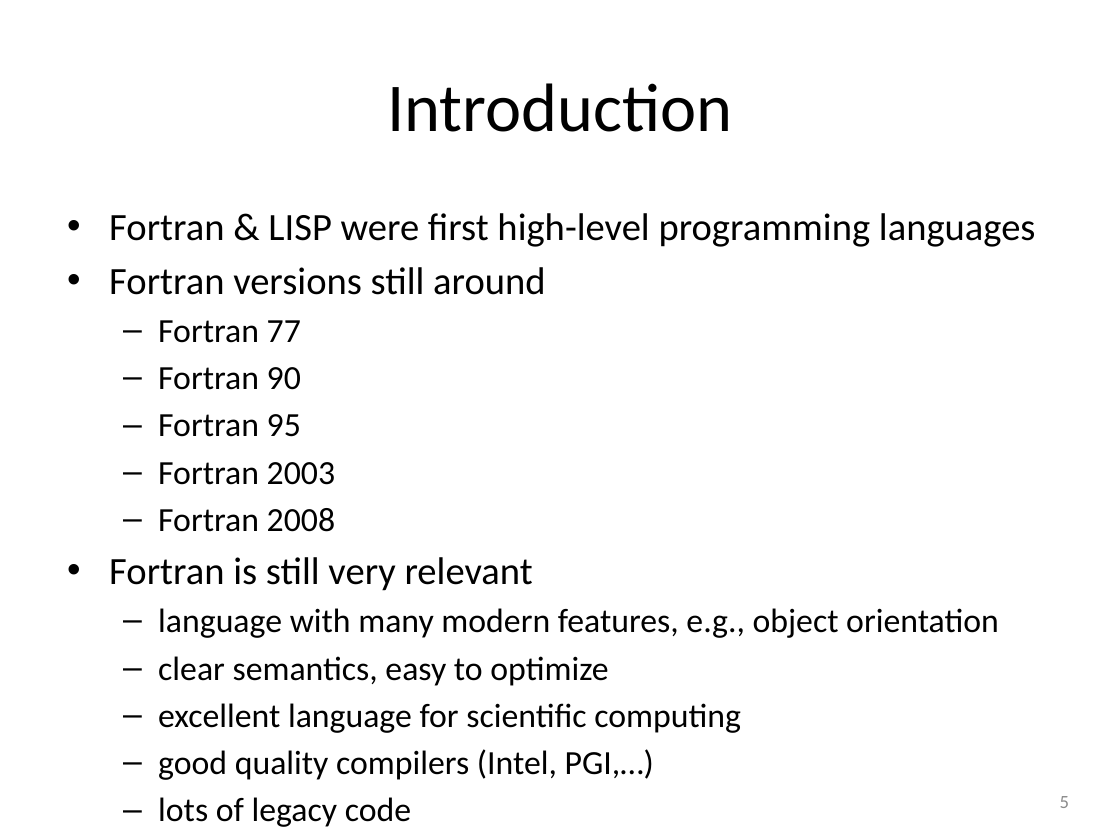
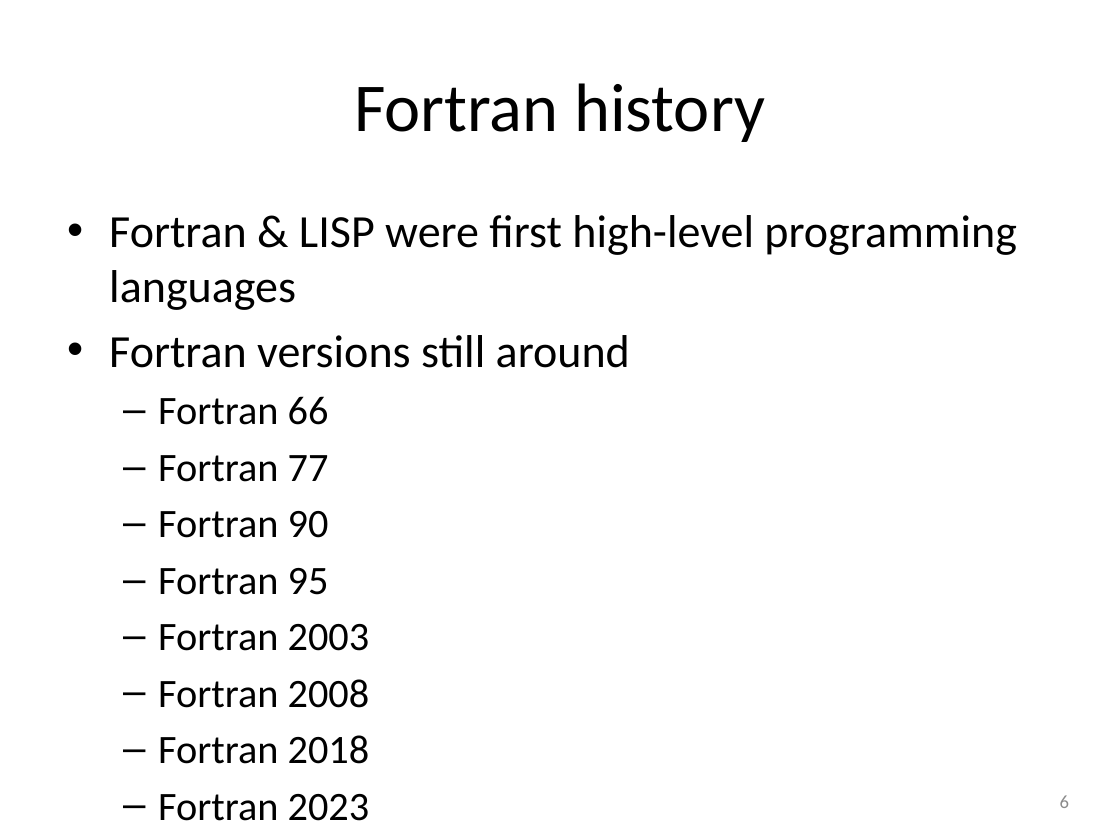
Before and after one commit to gjbex/Fortran-for-programmers, a slide deck: slide 6 of fortran_for_programmers.pptx (slide 5 before the commit). Drawn at 1120x840 pixels with LibreOffice and Linux fonts; fonts in the diff are those of the drawing. Boxes give left, top, right and bottom in pixels: in the first picture for what was removed or moved away, otherwise in the second. Text is boxed around its words. In the diff, an @@ line names an element or a change of style, - is before the commit and + after.

Commit message:
Split history & motivation slide

```diff
--- a/fortran_for_programmers.pptx
+++ b/fortran_for_programmers.pptx
@@ title at (354, 83, 765, 142): text changed @@
-Introduction
+Fortran history
@@ text at (109, 215, 1017, 708): size 24.8 to 29.6 pt in "Fortran & LISP were first high-level programming ...", "Fortran versions still around"; size 21.7 to 25.9 pt in "Fortran 77", "Fortran 90", "Fortran 95", "Fortran 2003" and 1 more places @@
@@ text at (158, 396, 329, 425): paragraph added @@
+  – Fortran 66
@@ text at (158, 735, 370, 764): text changed; size 21.7 to 25.9 pt @@
-• Fortran is still very relevant
-  – language with many modern features, e.g., object orientation
-  – clear semantics, easy to optimize
-  – excellent language for scientific computing
-  – good quality compilers (Intel, PGI,…)
-  – lots of legacy code
+  – Fortran 2018
+  – Fortran 2023
@@ page number at (1060, 795, 1069, 808): text changed @@
-5
+6
```
Also in this commit, not shown: 1 slide added.
